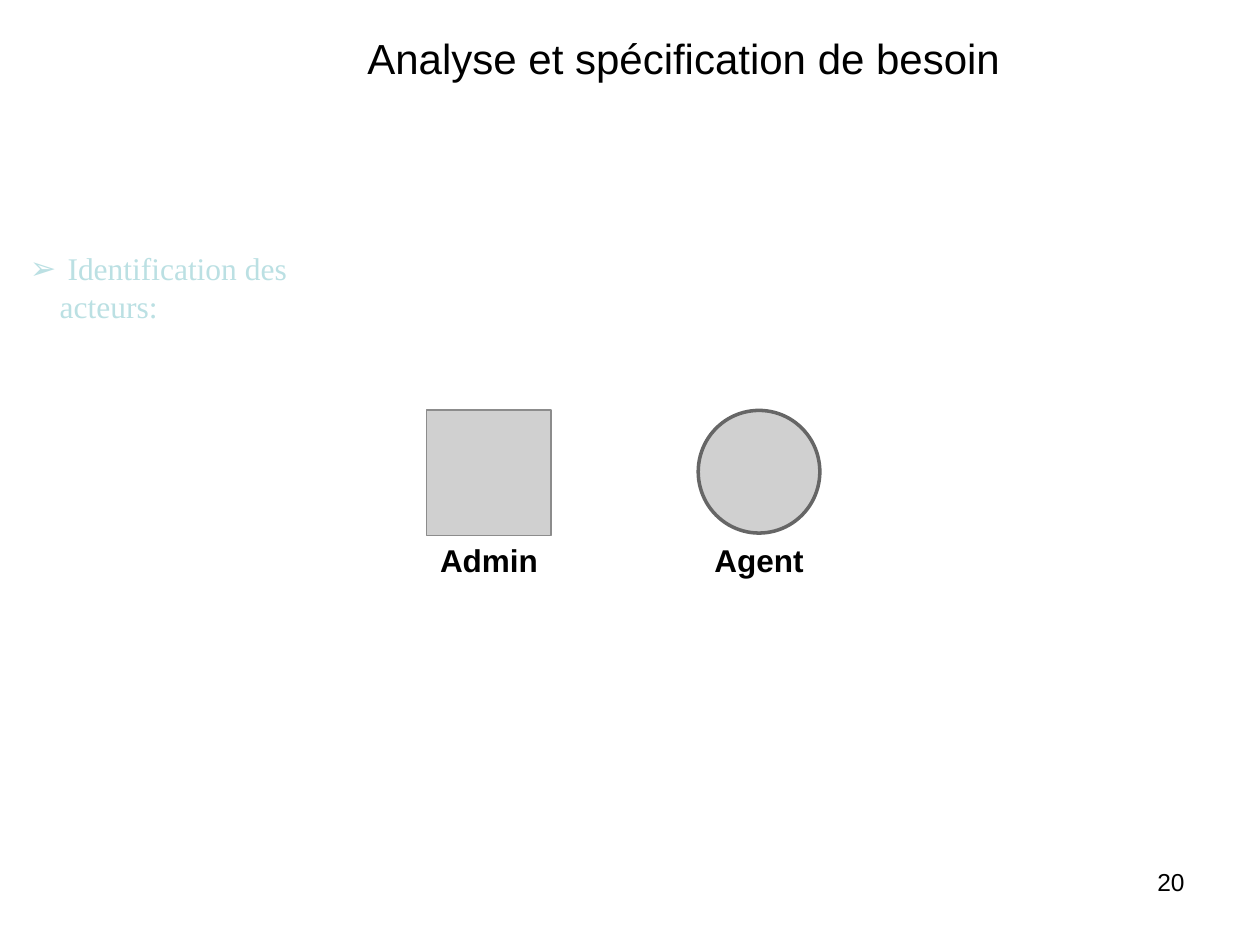
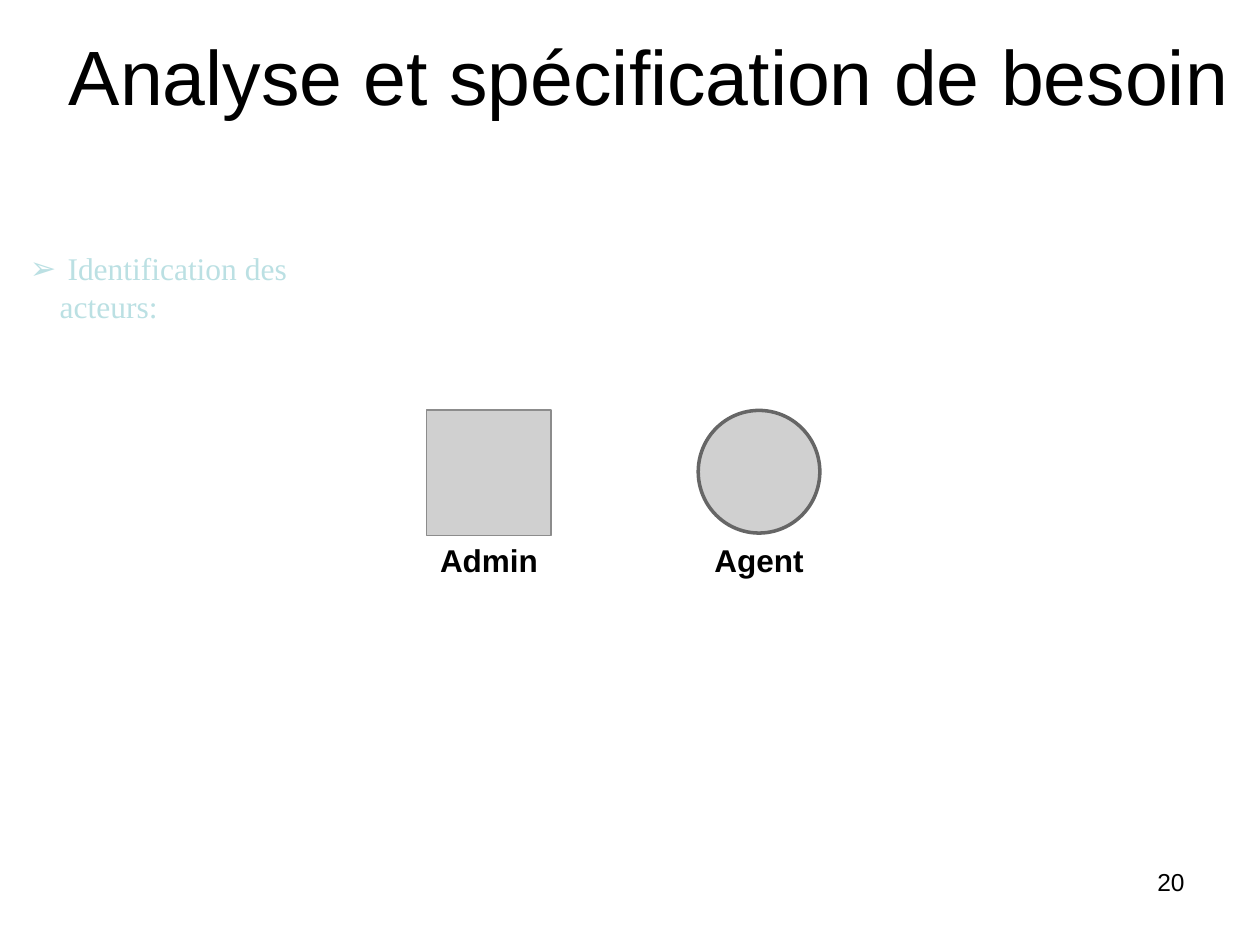
Before and after one commit to HabibAroua/Criminel_dep, a slide deck: slide 20 of documentation/presentation/P1/2734.ppt. Drawn at 1260x945 pixels with LibreOffice and Linux fonts; fonts in the diff are those of the drawing; grey boxes stand for pictures; background and template pictures are left out. Boxes give left, top, right and bottom in pixels: in the first picture for what was removed or moved away, otherwise in the second. Text is boxed around its words. In the diff, an @@ line names an element or a change of style, - is before the commit and + after.

```diff
--- a/documentation/presentation/P1/2734.ppt
+++ b/documentation/presentation/P1/2734.ppt
@@ text "Analyse et spécification de besoin" moved from (x1=367, y1=43, x2=1000, y2=82) to (x1=69, y1=48, x2=1228, y2=120) @@
@@ text "Analyse et spécification de besoin" at (x1=69, y1=48, x2=1228, y2=120): size 24 to 44 pt @@
```
Also in this commit, not shown: 1 other slide changed, 9 slides added, 43 slides removed.
